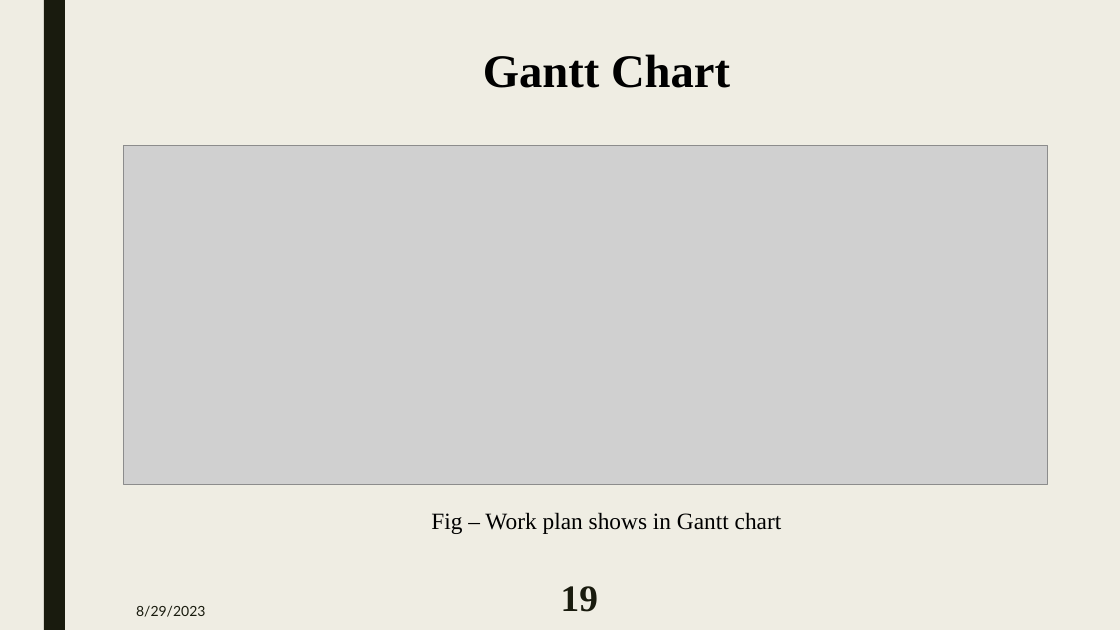
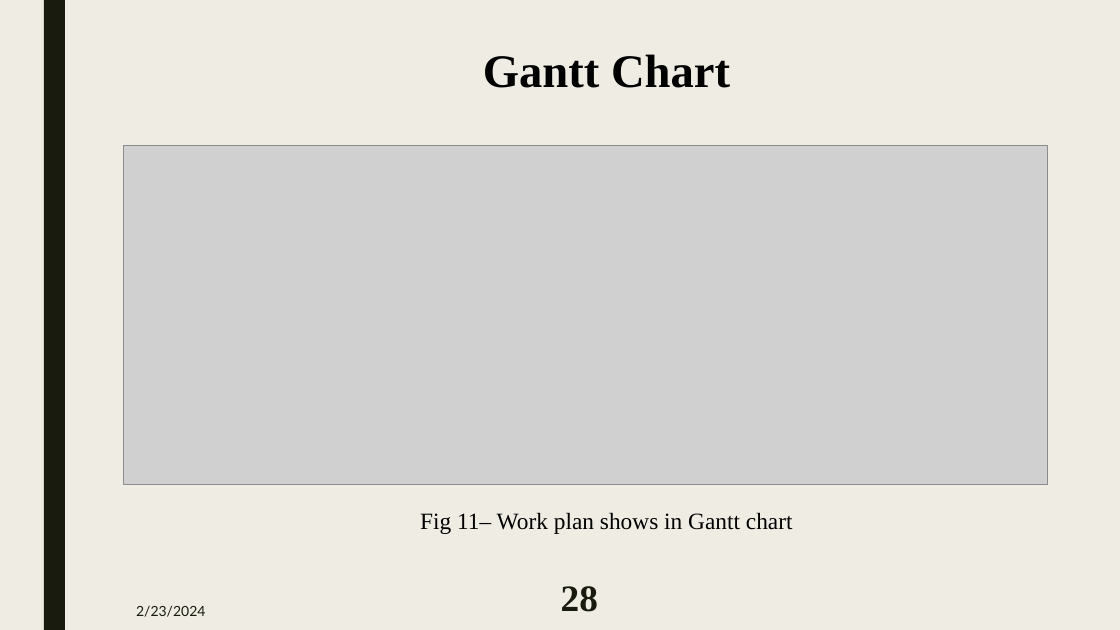
Before and after one commit to MAZHAR1807102/Thesis, a slide deck: slide 28 of 1807102-Predefence.pptx (slide 19 before the commit). Drawn at 1120x630 pixels with LibreOffice and Linux fonts; fonts in the diff are those of the drawing; grey boxes stand for pictures. Boxes give left, top, right and bottom in pixels: in the first picture for what was removed or moved away, otherwise in the second. Text is boxed around its words. In the diff, an @@ line names an element or a change of style, - is before the commit and + after.

```diff
--- a/1807102-Predefence.pptx
+++ b/1807102-Predefence.pptx
@@ text at [420, 512, 793, 534]: text changed @@
-Fig – Work plan shows in Gantt chart
+Fig 11– Work plan shows in Gantt chart
@@ page number at [561, 586, 598, 612]: text changed @@
-19
+28
@@ text at [136, 605, 205, 617]: text changed @@
-8/29/2023
+2/23/2024
```
Also in this commit, not shown: 22 other slides changed, 9 slides added, 25 other files.
